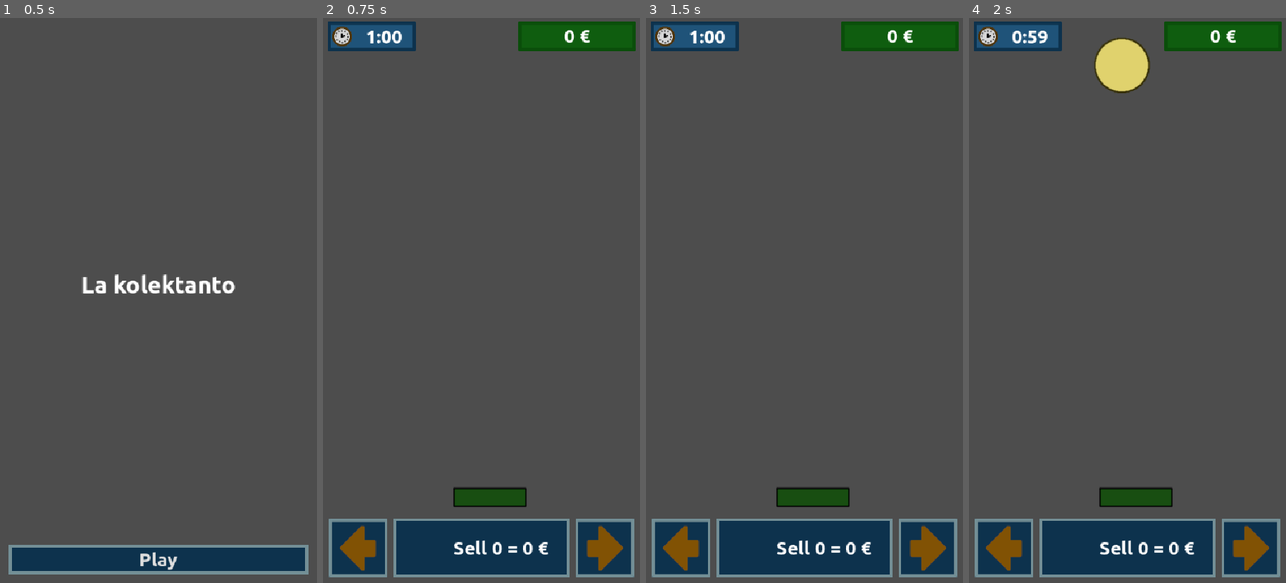
Above: before the commit, frames 1-4 (left to right).
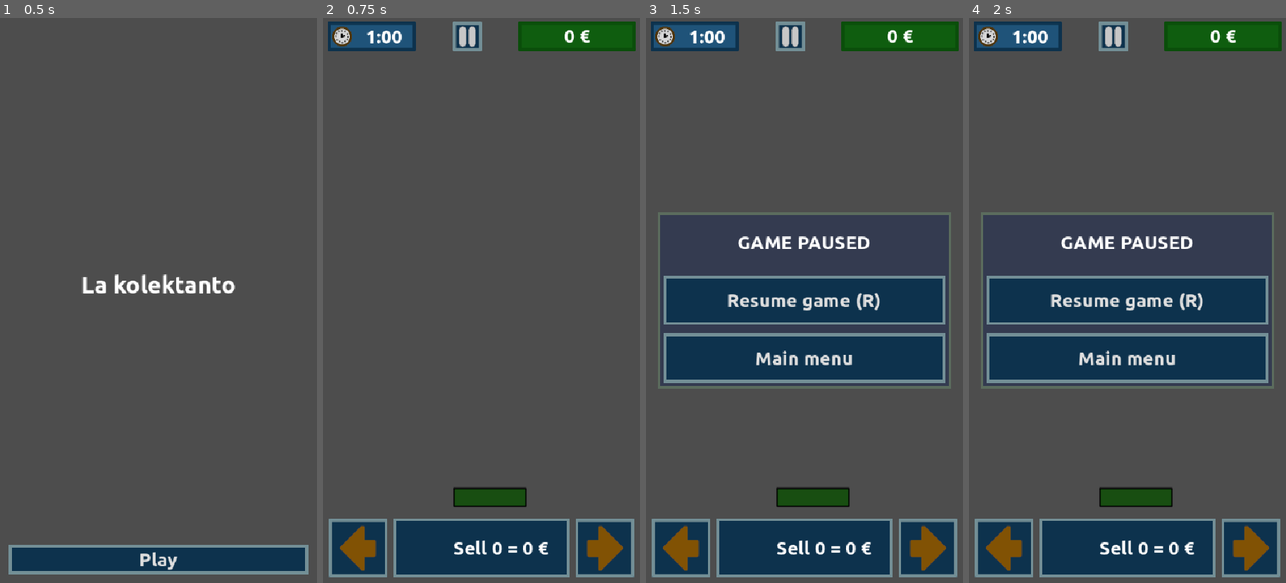
Above: after the commit, the same moments.

Repository: moisesjbc/la-kolektanto
Game: Godot game, scene res://menus/main_menu/main_menu.tscn
Same seed, same stepped clock (60 frames per second), same inputs: the game is played once before the commit and once after it.
Inputs (mouse positions are in pixels of both pictures, inside the frame that each line leads up to):
- Up to frame 1 (0.5 s): no input
- Up to frame 2 (0.75 s): click "Play" at 0.5 s
- Up to frame 3 (1.5 s): click (791, 34) at 1.27 s
- Up to frame 4 (2 s): no input

Frame 1 is identical in both runs. In frame 2, 0.5% of the frame differs, in the area x 40-51%, y 0-6%; in frame 3, 29%; in frame 4, 31%, in the area x 3-97%, y 0-66%.

Commit message:
Add pause button for mobile

Diff:
--- a/godot-project/gameplay/gui/gui.gd
+++ b/godot-project/gameplay/gui/gui.gd
@@ -39,3 +39,10 @@
 
 func _on_sell_button_pressed() -> void:
 	emit_signal("sell_button_pressed")
+
+func _on_pause_button_pressed() -> void:
+	if not get_tree().paused:
+		if not $game_over.visible:
+			$pause_menu.pause()
+	else:
+		$pause_menu.unpause()
--- a/godot-project/gameplay/gui/gui.tscn
+++ b/godot-project/gameplay/gui/gui.tscn
@@ -9,6 +9,7 @@
 [ext_resource type="Texture2D" uid="uid://b85u1qccdjhl5" path="res://gameplay/collectible/stamp.png" id="4_t58tl"]
 [ext_resource type="PackedScene" uid="uid://empygty13skr" path="res://gui/button/button.tscn" id="4_to63c"]
 [ext_resource type="PackedScene" uid="uid://3darbcdj8rf" path="res://gameplay/gui/game_over/game_over.tscn" id="5_ukvlr"]
+[ext_resource type="Texture2D" uid="uid://c8rxp75jxuhur" path="res://gameplay/gui/pause_button.png" id="7_wqdgo"]
 [ext_resource type="PackedScene" uid="uid://dn2xu3tbm63oc" path="res://gameplay/gui/pause_menu/pause_menu.tscn" id="10_4o2tm"]
 
 [node name="gui" type="Node"]
@@ -122,6 +123,18 @@
 texture_pressed = ExtResource("3_5u0en")
 texture_hover = ExtResource("3_5u0en")
 
+[node name="pause_button" type="TextureButton" parent="control"]
+process_mode = 3
+layout_mode = 0
+offset_left = 221.0
+offset_top = 6.0
+offset_right = 271.0
+offset_bottom = 56.0
+texture_normal = ExtResource("7_wqdgo")
+texture_pressed = ExtResource("7_wqdgo")
+texture_hover = ExtResource("7_wqdgo")
+texture_focused = ExtResource("7_wqdgo")
+
 [node name="collectible_type_sprite" type="Node2D" parent="."]
 position = Vector2(159, 899)
 scale = Vector2(0.5, 0.5)
@@ -141,3 +154,4 @@
 visible = false
 
 [connection signal="pressed" from="control/bottom_container/hbox_container/sell_button" to="." method="_on_sell_button_pressed"]
+[connection signal="pressed" from="control/pause_button" to="." method="_on_pause_button_pressed"]
Not shown: 1 places in godot-project/gameplay/gui/gui.tscn that only renumber resources
Binary file added: godot-project/gameplay/gui/pause_button.png
Not shown, added: godot-project/gameplay/gui/pause_button.png.import
Not shown, added: design/pause_button.xcf
